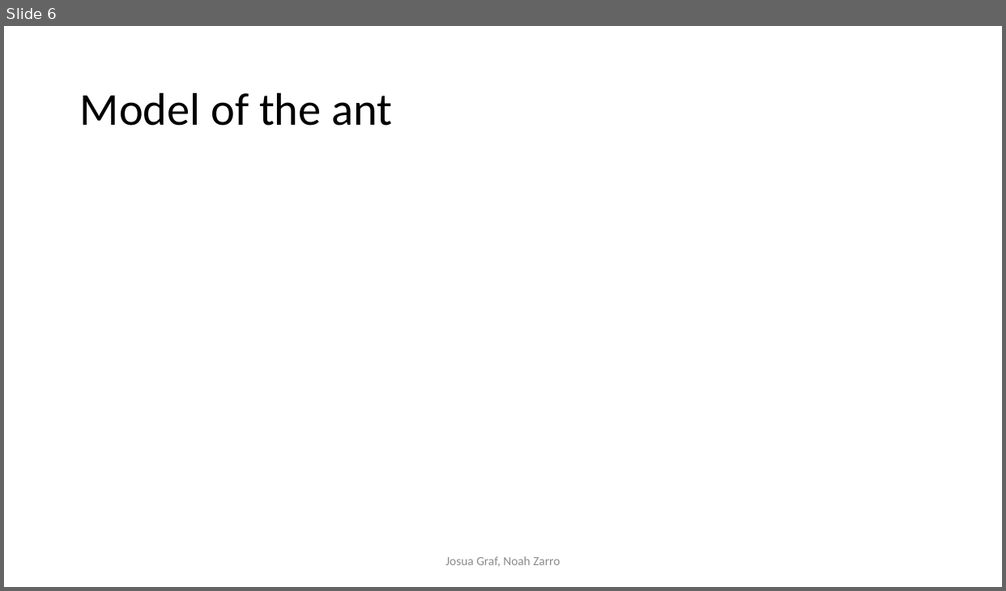
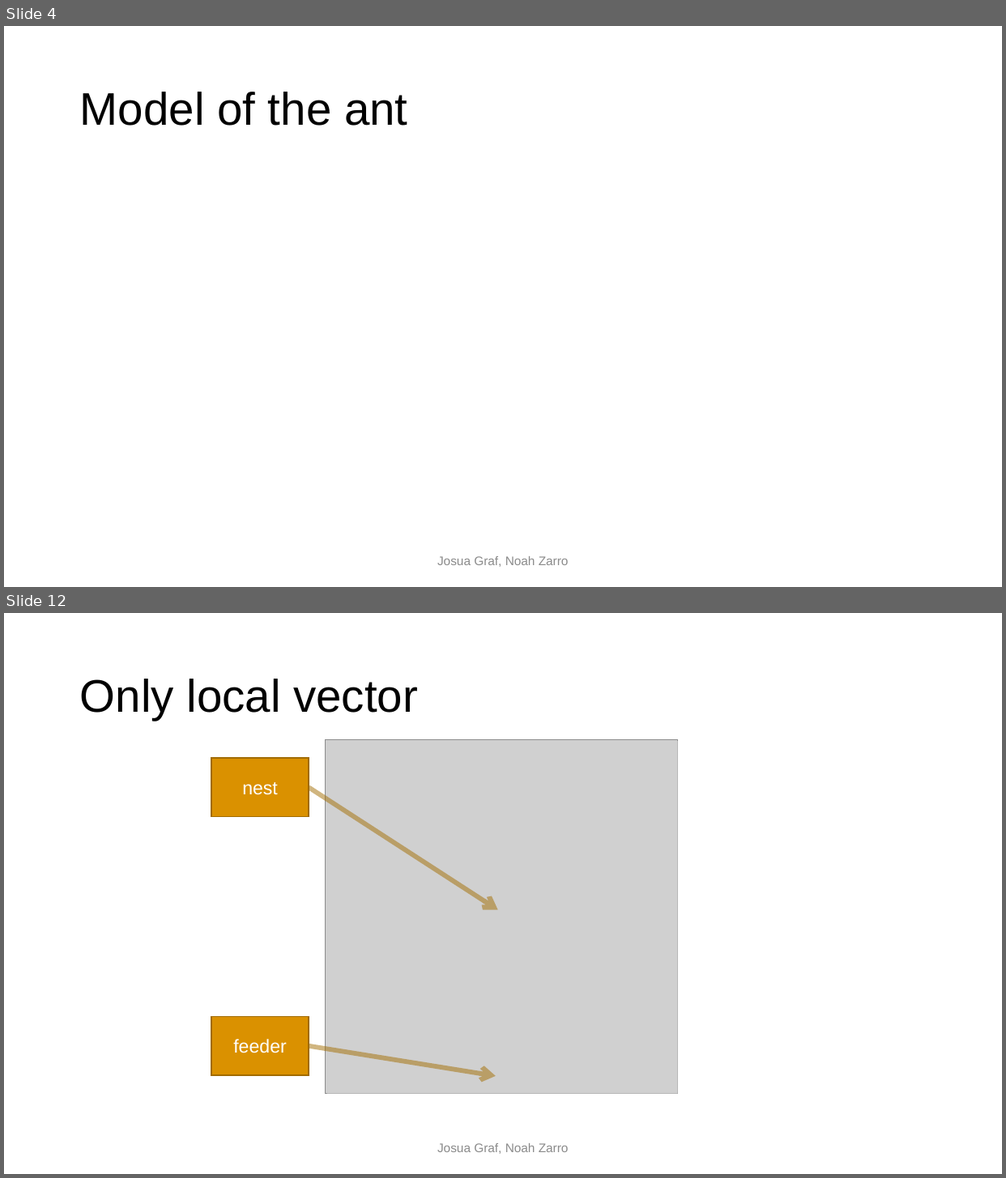
Before and after one commit to noahzarro/project_template, a slide deck: final_presentation/Back to home in desert.pptx. Shown one above the other, each under a label of ours: slide 6 before the commit, slides 4 and 12 after it; the slides between them are not shown. The pictures are 1006x591 and 1006x1178 pixels, drawn with LibreOffice and Linux fonts; fonts in the diff are those of the drawing; grey boxes stand for pictures; background and template pictures are left out. Boxes give left, top, right and bottom in pixels: in the first picture for what was removed or moved away, otherwise in the second. Text is boxed around its words. In the diff, an @@ line names an element or a change of style, - is before the commit and + after.

```diff
--- a/final_presentation/Back to home in desert.pptx
+++ b/final_presentation/Back to home in desert.pptx
@@ slide 12 added at bbox=[4, 613, 1002, 1174], background #FFFFFF @@
@@ title added at bbox=[80, 679, 418, 720], 44 pt, text #000000 @@
+Only local vector
@@ rectangle added at bbox=[211, 758, 309, 817], fill #DA9100, outline #A16B00 1 pt, 18 pt, text #FFFFFF @@
+nest
@@ picture added at bbox=[325, 740, 678, 1093] @@
@@ picture added at bbox=[326, 741, 678, 1094] @@
@@ arrow added from (309, 787) to (498, 910), #A36D00 4.5 pt @@
@@ rectangle added at bbox=[211, 1016, 309, 1076], fill #DA9100, outline #A16B00 1 pt, 18 pt, text #FFFFFF @@
+feeder
@@ arrow added from (309, 1046) to (496, 1076), #A36D00 4.5 pt @@
@@ text added at bbox=[437, 1144, 569, 1154], 12 pt, text #8C8C8C @@
+Josua Graf, Noah Zarro
@@ what was slide 6 is now slide 4 @@
@@ slide 4 changed as well @@
@@ title "Model of the ant" at bbox=[80, 92, 407, 126]: font Calibri to Arial @@
@@ text "Josua Graf, Noah Zarro" at bbox=[437, 557, 569, 567]: font Calibri to Arial @@
```
Also in this commit, not shown: 5 other slides changed, 5 other slides added.
